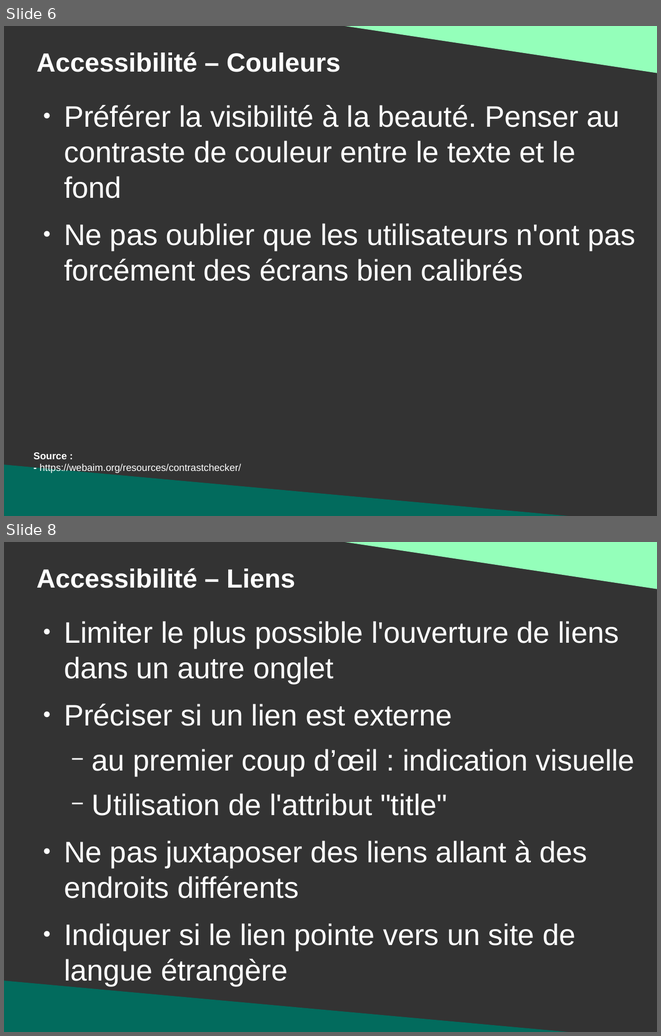
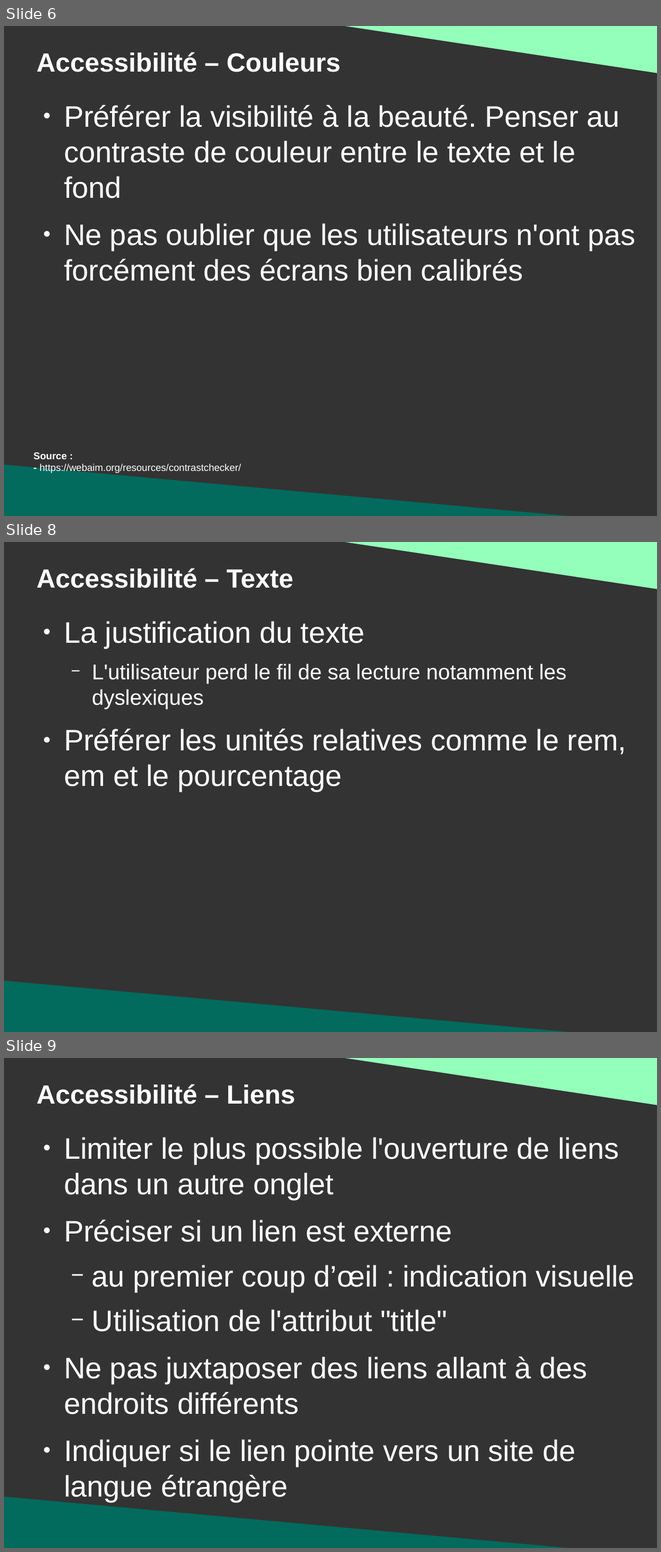
Before and after one commit to DanYellow/presentations, a slide deck: mmi/html/bonnes-pratiques/presentation.odp. Shown one above the other, each under a label of ours: slides 6 and 8 before the commit, slides 6, 8 and 9 after it; the slides between them are not shown. The pictures are 661x1036 and 661x1552 pixels, drawn with LibreOffice and Linux fonts; fonts in the diff are those of the drawing. Boxes give left, top, right and bottom in pixels: in the first picture for what was removed or moved away, otherwise in the second. Text is boxed around its words. In the diff, an @@ line names an element or a change of style, - is before the commit and + after.

```diff
--- a/mmi/html/bonnes-pratiques/presentation.odp
+++ b/mmi/html/bonnes-pratiques/presentation.odp
@@ slide 8 added at (4, 542, 657, 1032), background #333333 @@
@@ right triangle added at (321, 542, 657, 589), fill #94FFBA @@
@@ title added at (36, 568, 293, 588), 32 pt, text #FFFFFF, bold @@
+Accessibilité – Texte
@@ text added at (64, 621, 627, 791), 36 pt, text #FFFFFF @@
+● La justification du texte
+  − L'utilisateur perd le fil de sa lecture notamment les dyslexiques
+● Préférer les unités relatives comme le rem, em et le pourcentage
@@ right triangle added at (4, 980, 615, 1032), fill #026B5D @@
@@ what was slide 8 is now slide 9 @@
```
Also in this commit, not shown: 3 slides changed, 1 other slide added, 4 other files.
